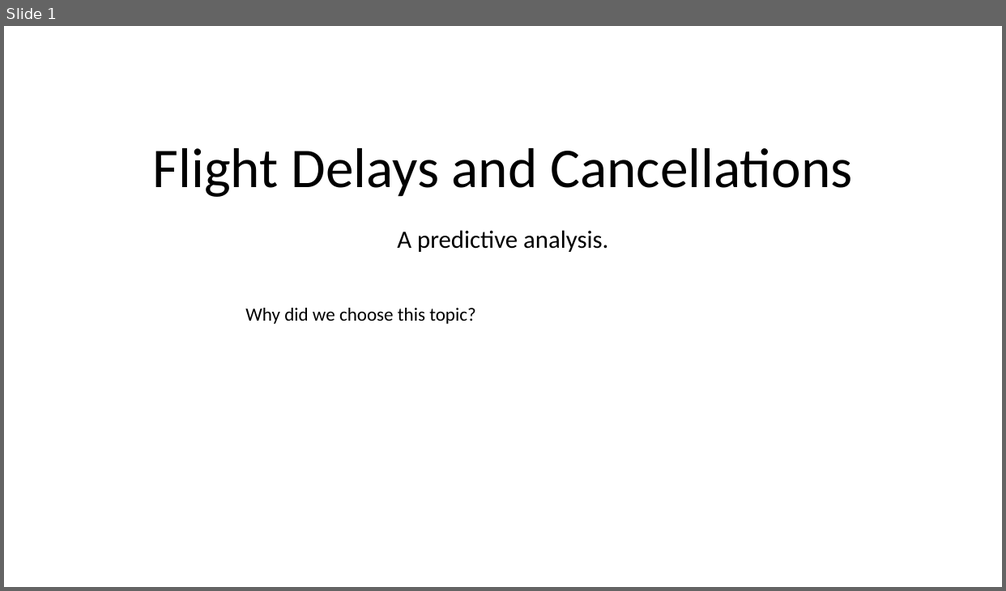
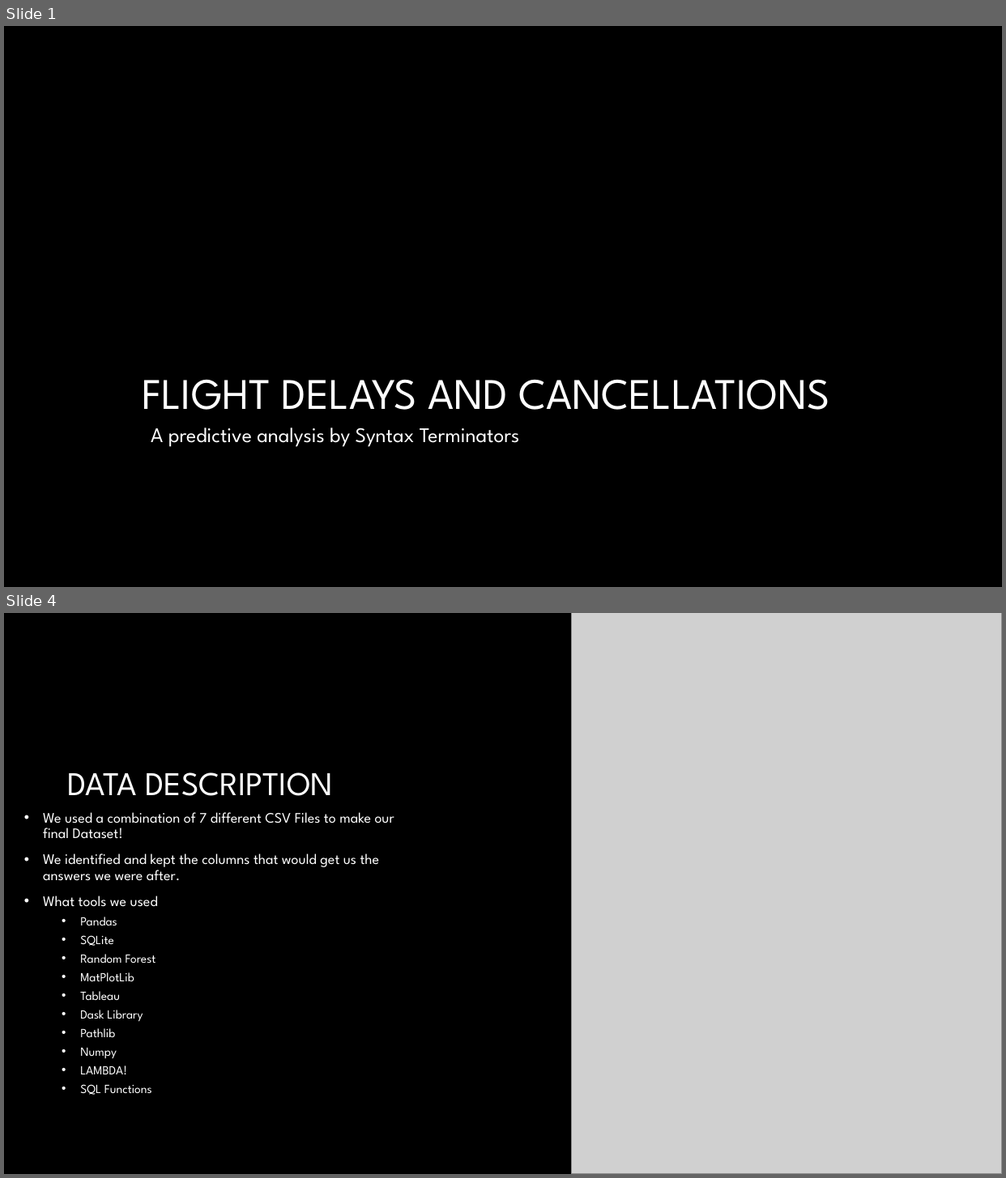
Before and after one commit to Adam-Warrick/Causes_of_Flight_Delays_and_Cancellations, a slide deck: Flight_Delays_and_Cancellations.pptx. Shown one above the other, each under a label of ours: slide 1 before the commit, slides 1 and 4 after it; the slides between them are not shown. The pictures are 1006x591 and 1006x1178 pixels, drawn with LibreOffice and Linux fonts; fonts in the diff are those of the drawing; grey boxes stand for pictures; background and template pictures are left out. Boxes give left, top, right and bottom in pixels: in the first picture for what was removed or moved away, otherwise in the second. Text is boxed around its words. In the diff, an @@ line names an element or a change of style, - is before the commit and + after.

```diff
--- a/Flight_Delays_and_Cancellations.pptx
+++ b/Flight_Delays_and_Cancellations.pptx
@@ slide 4 added at bbox=[4, 613, 1002, 1174], background #000000 @@
@@ picture added at bbox=[572, 613, 1002, 1174] @@
@@ title added at bbox=[68, 773, 333, 796], 32 pt, text #FFFFFF @@
+DATA DESCRIPTION
@@ text added at bbox=[43, 812, 394, 1095], 14 pt, text #FFFFFF @@
+• We used a combination of 7 different CSV Files to make our final Dataset!
+• We identified and kept the columns that would get us the answers we were after.
+• What tools we used
+  • Pandas
+  • SQLite
+  • Random Forest
+  • MatPlotLib
+  • Tableau
+  • Dask Library
+  • Pathlib
+  • Numpy
+  • LAMBDA!
+  • SQL Functions
@@ slide 1 changed as well @@
@@ background #FFFFFF to picture (left out) @@
@@ text removed at bbox=[245, 308, 476, 324] @@
-Why did we choose this topic?
@@ title at bbox=[142, 379, 829, 410]: text changed; size 54 to 42 pt; font Calibri to League Spartan; text colour #000000 to #FFFFFF @@
-Flight Delays and Cancellations
+FLIGHT DELAYS AND CANCELLATIONS
@@ subtitle at bbox=[151, 428, 520, 447]: text changed; size 24 to 20 pt; font Calibri to League Spartan; text colour #000000 to #FFFFFF @@
-A predictive analysis.
+A predictive analysis by Syntax Terminators
```
Also in this commit, not shown: 4 other slides changed, 5 other slides added, 2 slides removed.
